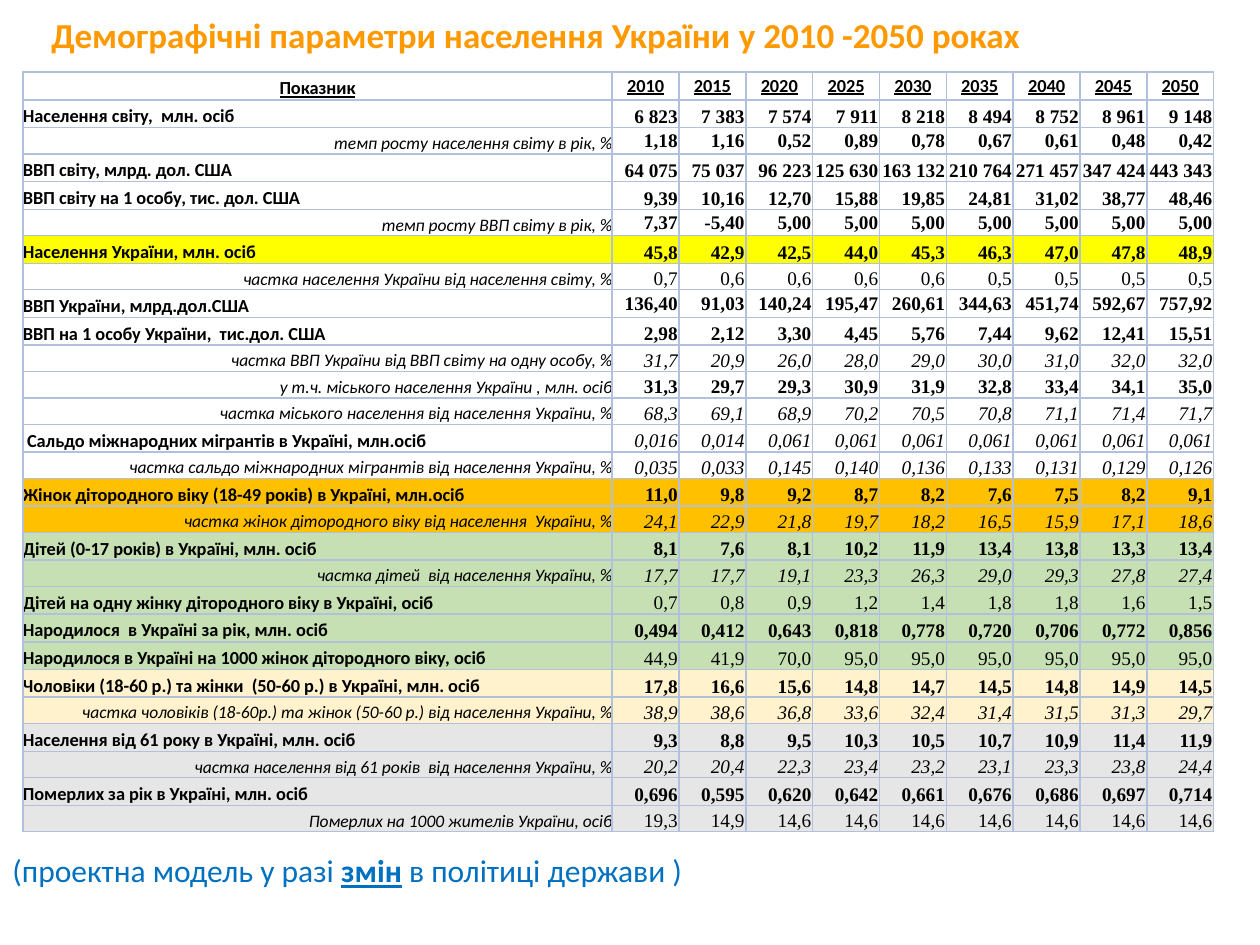
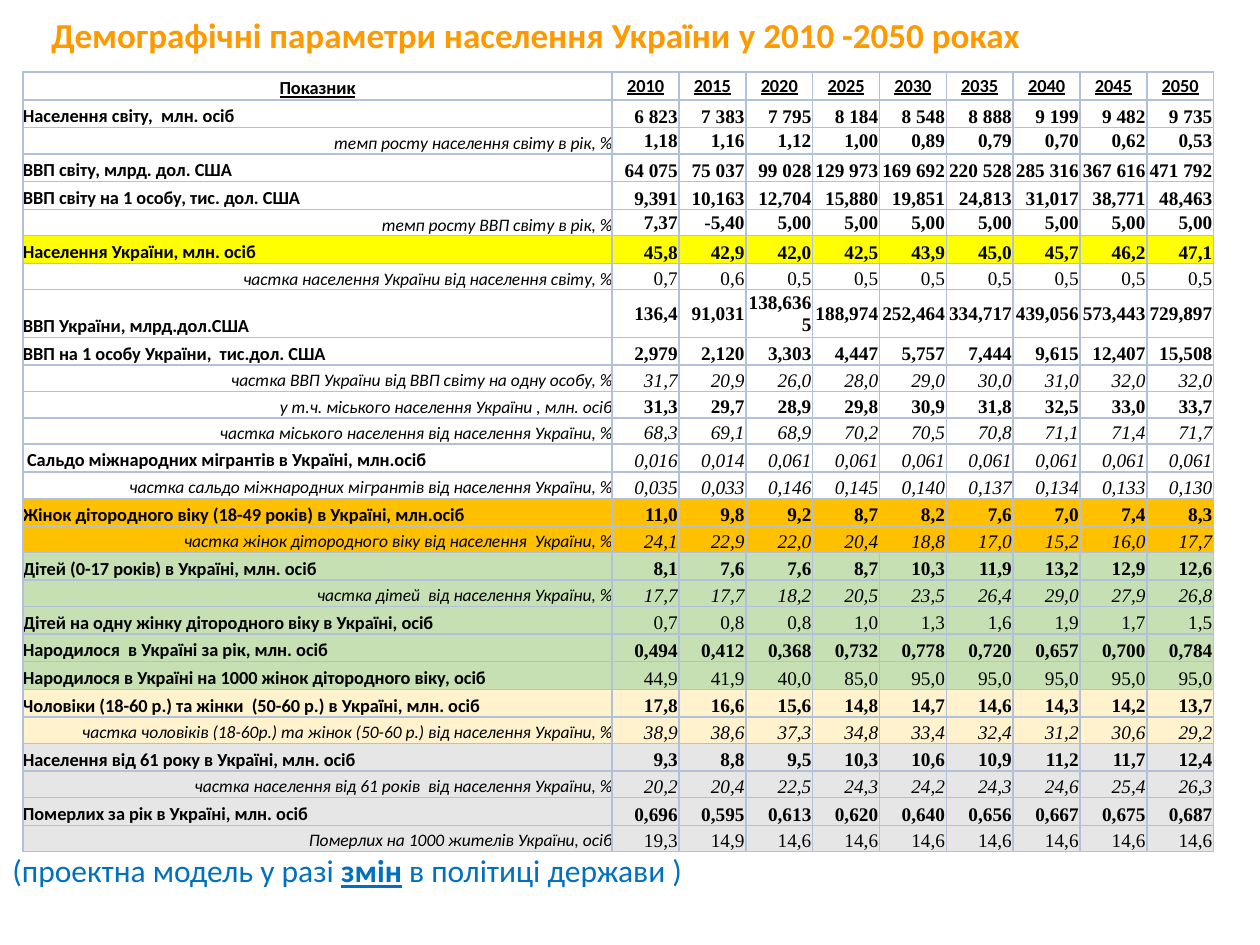
Before and after one commit to lukas1326/UkrViewPresentation, a slide deck: slide 7 of Видение президента_v2.pptx. Drawn at 1260x945 pixels with LibreOffice and Linux fonts; fonts in the diff are those of the drawing; background and template pictures are left out. Boxes give left, top, right and bottom in pixels: in the first picture for what was removed or moved away, otherwise in the second. Text is boxed around its words. In the diff, an @@ line names an element or a change of style, - is before the commit and + after.

```diff
--- a/Видение президента_v2.pptx
+++ b/Видение президента_v2.pptx
@@ table at [23, 72, 1213, 855] @@
-row 2: Населення світу, млн. осіб | 6 823 | 7 383 | 7 574 | 7 911 | 8 218 | 8 494 | 8 752 | 8 961 | 9 148
+row 2: Населення світу, млн. осіб | 6 823 | 7 383 | 7 795 | 8 184 | 8 548 | 8 888 | 9 199 | 9 482 | 9 735
-row 3: темп росту населення світу в рік, % | 1,18 | 1,16 | 0,52 | 0,89 | 0,78 | 0,67 | 0,61 | 0,48 | 0,42
+row 3: темп росту населення світу в рік, % | 1,18 | 1,16 | 1,12 | 1,00 | 0,89 | 0,79 | 0,70 | 0,62 | 0,53
-row 4: ВВП світу, млрд. дол. США | 64 075 | 75 037 | 96 223 | 125 630 | 163 132 | 210 764 | 271 457 | 347 424 | 443 343
+row 4: ВВП світу, млрд. дол. США | 64 075 | 75 037 | 99 028 | 129 973 | 169 692 | 220 528 | 285 316 | 367 616 | 471 792
-row 5: ВВП світу на 1 особу, тис. дол. США | 9,39 | 10,16 | 12,70 | 15,88 | 19,85 | 24,81 | 31,02 | 38,77 | 48,46
+row 5: ВВП світу на 1 особу, тис. дол. США | 9,391 | 10,163 | 12,704 | 15,880 | 19,851 | 24,813 | 31,017 | 38,771 | 48,463
-row 7: Населення України, млн. осіб | 45,8 | 42,9 | 42,5 | 44,0 | 45,3 | 46,3 | 47,0 | 47,8 | 48,9
+row 7: Населення України, млн. осіб | 45,8 | 42,9 | 42,0 | 42,5 | 43,9 | 45,0 | 45,7 | 46,2 | 47,1
-row 8: частка населення України від населення світу, % | 0,7 | 0,6 | 0,6 | 0,6 | 0,6 | 0,5 | 0,5 | 0,5 | 0,5
+row 8: частка населення України від населення світу, % | 0,7 | 0,6 | 0,5 | 0,5 | 0,5 | 0,5 | 0,5 | 0,5 | 0,5
-row 9: ВВП України, млрд.дол.США | 136,40 | 91,03 | 140,24 | 195,47 | 260,61 | 344,63 | 451,74 | 592,67 | 757,92
+row 9: ВВП України, млрд.дол.США | 136,4 | 91,031 | 138,6365 | 188,974 | 252,464 | 334,717 | 439,056 | 573,443 | 729,897
-row 10: ВВП на 1 особу України, тис.дол. США | 2,98 | 2,12 | 3,30 | 4,45 | 5,76 | 7,44 | 9,62 | 12,41 | 15,51
+row 10: ВВП на 1 особу України, тис.дол. США | 2,979 | 2,120 | 3,303 | 4,447 | 5,757 | 7,444 | 9,615 | 12,407 | 15,508
-row 12: у т.ч. міського населення України , млн. осіб | 31,3 | 29,7 | 29,3 | 30,9 | 31,9 | 32,8 | 33,4 | 34,1 | 35,0
+row 12: у т.ч. міського населення України , млн. осіб | 31,3 | 29,7 | 28,9 | 29,8 | 30,9 | 31,8 | 32,5 | 33,0 | 33,7
-row 15: частка сальдо міжнародних мігрантів від населення України, % | 0,035 | 0,033 | 0,145 | 0,140 | 0,136 | 0,133 | 0,131 | 0,129 | 0,126
+row 15: частка сальдо міжнародних мігрантів від населення України, % | 0,035 | 0,033 | 0,146 | 0,145 | 0,140 | 0,137 | 0,134 | 0,133 | 0,130
-row 16: Жінок дітородного віку (18-49 років) в Україні, млн.осіб | 11,0 | 9,8 | 9,2 | 8,7 | 8,2 | 7,6 | 7,5 | 8,2 | 9,1
+row 16: Жінок дітородного віку (18-49 років) в Україні, млн.осіб | 11,0 | 9,8 | 9,2 | 8,7 | 8,2 | 7,6 | 7,0 | 7,4 | 8,3
-row 17: частка жінок дітородного віку від населення України, % | 24,1 | 22,9 | 21,8 | 19,7 | 18,2 | 16,5 | 15,9 | 17,1 | 18,6
+row 17: частка жінок дітородного віку від населення України, % | 24,1 | 22,9 | 22,0 | 20,4 | 18,8 | 17,0 | 15,2 | 16,0 | 17,7
-row 18: Дітей (0-17 років) в Україні, млн. осіб | 8,1 | 7,6 | 8,1 | 10,2 | 11,9 | 13,4 | 13,8 | 13,3 | 13,4
+row 18: Дітей (0-17 років) в Україні, млн. осіб | 8,1 | 7,6 | 7,6 | 8,7 | 10,3 | 11,9 | 13,2 | 12,9 | 12,6
-row 19: частка дітей від населення України, % | 17,7 | 17,7 | 19,1 | 23,3 | 26,3 | 29,0 | 29,3 | 27,8 | 27,4
+row 19: частка дітей від населення України, % | 17,7 | 17,7 | 18,2 | 20,5 | 23,5 | 26,4 | 29,0 | 27,9 | 26,8
-row 20: Дітей на одну жінку дітородного віку в Україні, осіб | 0,7 | 0,8 | 0,9 | 1,2 | 1,4 | 1,8 | 1,8 | 1,6 | 1,5
+row 20: Дітей на одну жінку дітородного віку в Україні, осіб | 0,7 | 0,8 | 0,8 | 1,0 | 1,3 | 1,6 | 1,9 | 1,7 | 1,5
-row 21: Народилося в Україні за рік, млн. осіб | 0,494 | 0,412 | 0,643 | 0,818 | 0,778 | 0,720 | 0,706 | 0,772 | 0,856
+row 21: Народилося в Україні за рік, млн. осіб | 0,494 | 0,412 | 0,368 | 0,732 | 0,778 | 0,720 | 0,657 | 0,700 | 0,784
-row 22, column 4: 70,0
+row 22, column 4: 40,0
-row 22, column 5: 95,0
+row 22, column 5: 85,0
-row 23: Чоловіки (18-60 р.) та жінки (50-60 р.) в Україні, млн. осіб | 17,8 | 16,6 | 15,6 | 14,8 | 14,7 | 14,5 | 14,8 | 14,9 | 14,5
+row 23: Чоловіки (18-60 р.) та жінки (50-60 р.) в Україні, млн. осіб | 17,8 | 16,6 | 15,6 | 14,8 | 14,7 | 14,6 | 14,3 | 14,2 | 13,7
-row 24: частка чоловіків (18-60р.) та жінок (50-60 р.) від населення України, % | 38,9 | 38,6 | 36,8 | 33,6 | 32,4 | 31,4 | 31,5 | 31,3 | 29,7
+row 24: частка чоловіків (18-60р.) та жінок (50-60 р.) від населення України, % | 38,9 | 38,6 | 37,3 | 34,8 | 33,4 | 32,4 | 31,2 | 30,6 | 29,2
-row 25: Населення від 61 року в Україні, млн. осіб | 9,3 | 8,8 | 9,5 | 10,3 | 10,5 | 10,7 | 10,9 | 11,4 | 11,9
+row 25: Населення від 61 року в Україні, млн. осіб | 9,3 | 8,8 | 9,5 | 10,3 | 10,6 | 10,9 | 11,2 | 11,7 | 12,4
-row 26: частка населення від 61 років від населення України, % | 20,2 | 20,4 | 22,3 | 23,4 | 23,2 | 23,1 | 23,3 | 23,8 | 24,4
+row 26: частка населення від 61 років від населення України, % | 20,2 | 20,4 | 22,5 | 24,3 | 24,2 | 24,3 | 24,6 | 25,4 | 26,3
-row 27: Померлих за рік в Україні, млн. осіб | 0,696 | 0,595 | 0,620 | 0,642 | 0,661 | 0,676 | 0,686 | 0,697 | 0,714
+row 27: Померлих за рік в Україні, млн. осіб | 0,696 | 0,595 | 0,613 | 0,620 | 0,640 | 0,656 | 0,667 | 0,675 | 0,687
```
Also in this commit, not shown: 2 other slides changed, 16 other files.
